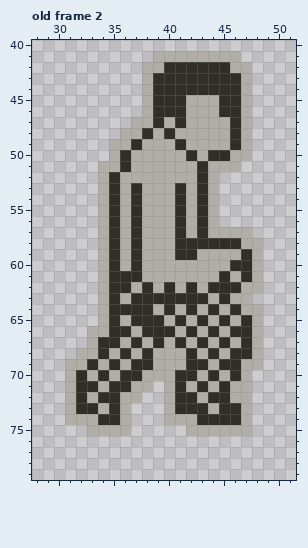
File history of a pixel-art file, support/Seraphina-jump.aseprite. That is the earlier state.
80x80 pixels, 5 frames. Shown: old frame 2: x 28..51, y 40..79. The commit also changed other frames, which this record leaves out.
After:
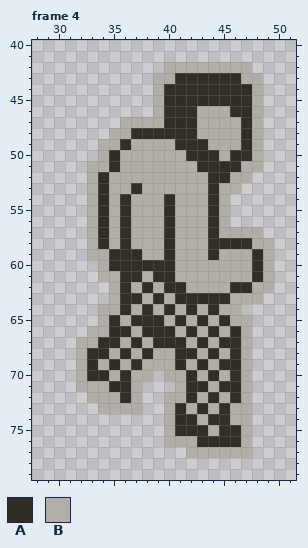
Palette (. is transparent): A #302e27  B #b0aea7
A new or re-ordered frame is compared with the old frame closest to it.
Commit: Additional Jump Sprites and States
From old to new:
frames 5 -> 7
Frame 4 is new; against old frame 2, layer "B&W":
y 41: x 39..46 BBBBBBBB -> ........
y 42: x 38..45 BBAAAAAA -> ..BBBBBB
y 43: x 38..40 BAA -> .BB; x 48 . -> B
y 44: x 38..39 BA -> .B; x 47..48 B. -> AB
y 45: x 38..39 BA -> .B; x 42..44 BBB -> AAA; x 47..48 B. -> AB
y 46: x 38..39 BA -> .B; x 42 B -> A; x 45 A -> B; x 47..48 B. -> AB
y 47: x 36 . -> B; x 39..40 AB -> BA; x 42 B -> A; x 46..48 AB. -> BAB
y 48: x 35 . -> B; x 37 B -> A; x 39 B -> A; x 41..42 BB -> AA; x 46..48 AB. -> BAB
y 49: x 34 . -> B; x 36..37 BA -> AB; x 42..43 BB -> AA; x 46..48 AB. -> BAB
y 50: x 34..36 .BA -> BAB; x 43 B -> A; x 45..48 ABB. -> BAAB
y 51: x 33 . -> B; x 35..36 BA -> AB; x 44..48 BBB.. -> AAABB
y 52: x 33..35 .BA -> BAB; x 43..47 AB... -> BAABB
y 53: x 33..35 .BA -> BAB; x 41 A -> B; x 43..46 AB.. -> BABB
y 54..56: x 33..37 .BABA -> BABAB; x 40..41 BA -> AB; x 43..45 AB. -> BAB
y 57: x 33..37 .BABA -> BABAB; x 40..41 BA -> AB; x 43..44 AB -> BA; x 48 . -> B
y 58: x 33..37 .BABA -> BABAB; x 40..43 BAAA -> ABBB; x 47 B -> A; x 49 . -> B
y 59: x 33 . -> B; x 36 B -> A; x 40..42 BAA -> ABB; x 44 B -> A; x 47..49 AB. -> BAB
y 60: x 36 B -> A; x 38..40 BBB -> AAA; x 46..49 AAB. -> BBAB
y 61: x 35 A -> B; x 39..40 BB -> AA; x 45 A -> B; x 47..49 AB. -> BAB
y 62: x 34..35 BA -> .B; x 41..42 BA -> AB; x 44..45 AA -> BB; x 47 B -> A; x 49 . -> B
y 63: x 34..36 BAB -> .BA; x 38 A -> B; x 40 A -> B; x 44 B -> A; x 48 . -> B
y 64: x 35 A -> B; x 37 A -> B; x 46..48 ABB -> B..
y 65..66: x 47..48 AB -> B.
y 67: x 32 . -> B; x 40 B -> A; x 46..48 BAB -> AB.
y 68: x 33 B -> A; x 41 B -> A; x 47..48 AB -> B.
y 69: x 31 B -> .; x 38 A -> B; x 41..42 BA -> AB; x 48 B -> .
y 70: x 31..33 BAB -> .BA; x 37 A -> B; x 39 B -> .; x 41 A -> B
y 71: x 31..33 BAA -> .BB; x 38 B -> .; x 40..42 BAB -> .BA; x 46 B -> A
y 72: x 31..32 BA -> ..; x 34..36 AAB -> BBA; x 41 A -> B; x 45..46 AB -> BA
y 73: x 31..33 BAA -> ...; x 35 A -> B; x 37 . -> B; x 42 A -> B; x 46 A -> B
y 74: x 31..36 BBBAAB -> ......; x 41..43 BBA -> AAB; x 46 A -> B
y 75: x 33..36 BBBB -> ....; x 40..43 ..BB -> BAAA; x 45..46 BB -> AA
y 76: x 40..47 ........ -> BBBAAAAB
y 77: x 42..47 ...... -> BBBBBB
